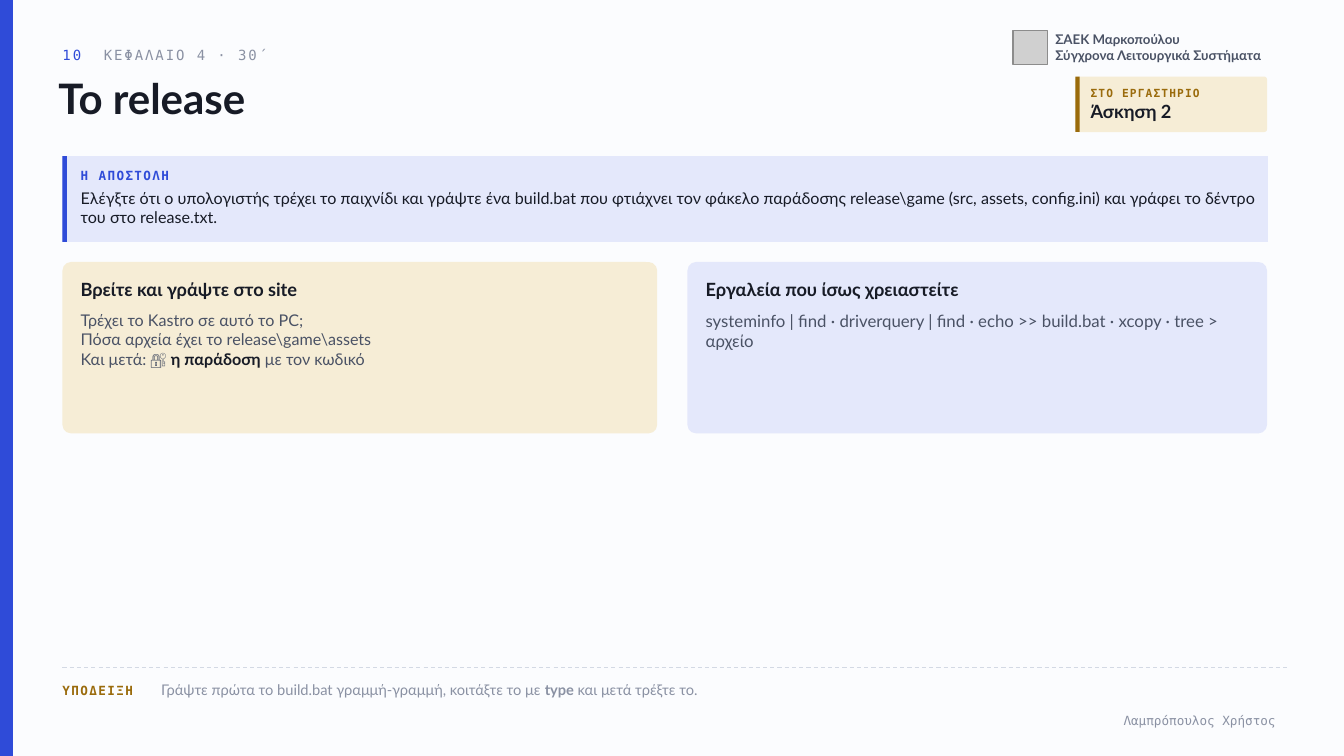
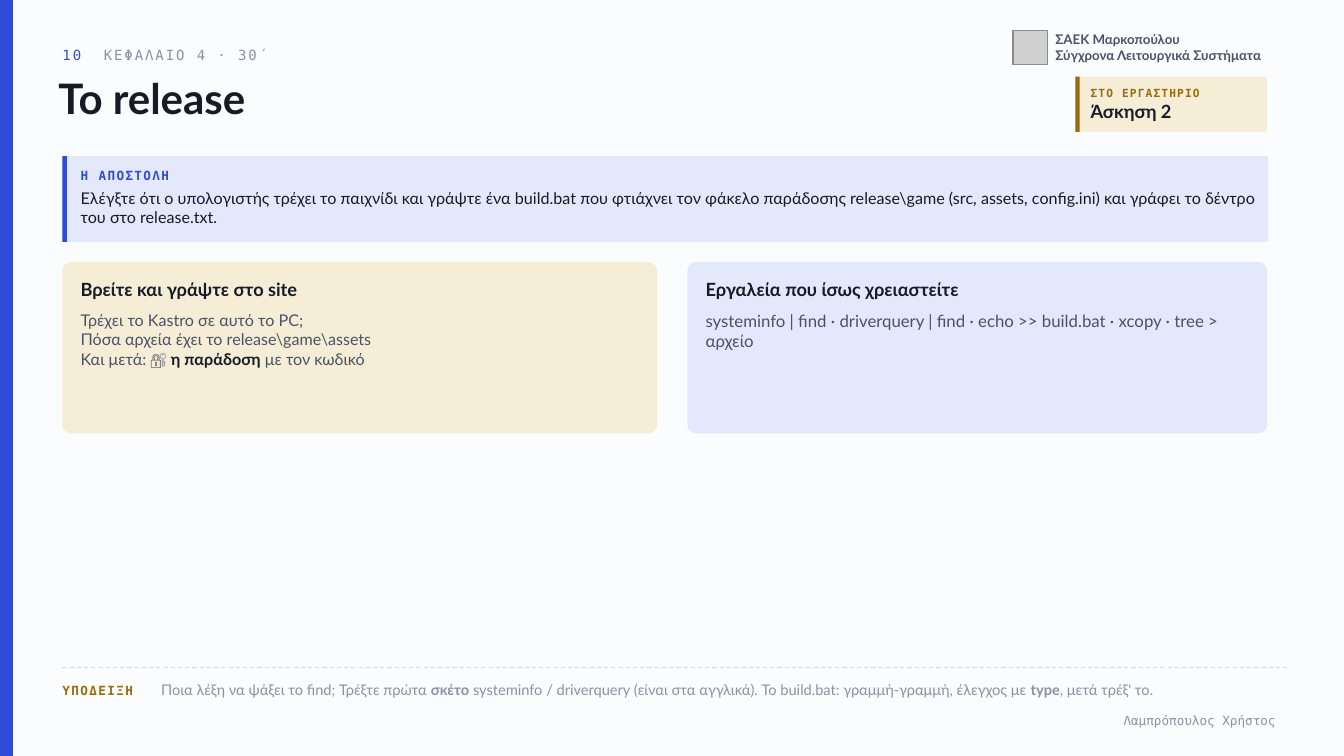
Before and after one commit to xristlamp/LAMPROPOULOS, a slide deck: slide 10 of files/markopoulo/sls-05-cmd.pptx. Drawn at 1344x756 pixels with LibreOffice and Linux fonts; fonts in the diff are those of the drawing; grey boxes stand for pictures. Boxes give left, top, right and bottom in pixels: in the first picture for what was removed or moved away, otherwise in the second. Text is boxed around its words. In the diff, an @@ line names an element or a change of style, - is before the commit and + after.

```diff
--- a/files/markopoulo/sls-05-cmd.pptx
+++ b/files/markopoulo/sls-05-cmd.pptx
@@ text at [62,684,1153,698]: text changed @@
-ΥΠΟΔΕΙΞΗ Γράψτε πρώτα το build.bat γραμμή-γραμμή, κοιτάξτε το με type και μετά τρέξτε το.
+ΥΠΟΔΕΙΞΗ Ποια λέξη να ψάξει το find; Τρέξτε πρώτα σκέτο systeminfo / driverquery (είναι στα αγγλικά). Το build.bat: γραμμή-γραμμή, έλεγχος με type, μετά τρέξ' το.
```
Also in this commit, not shown: 3 other slides changed, 2 other files.
